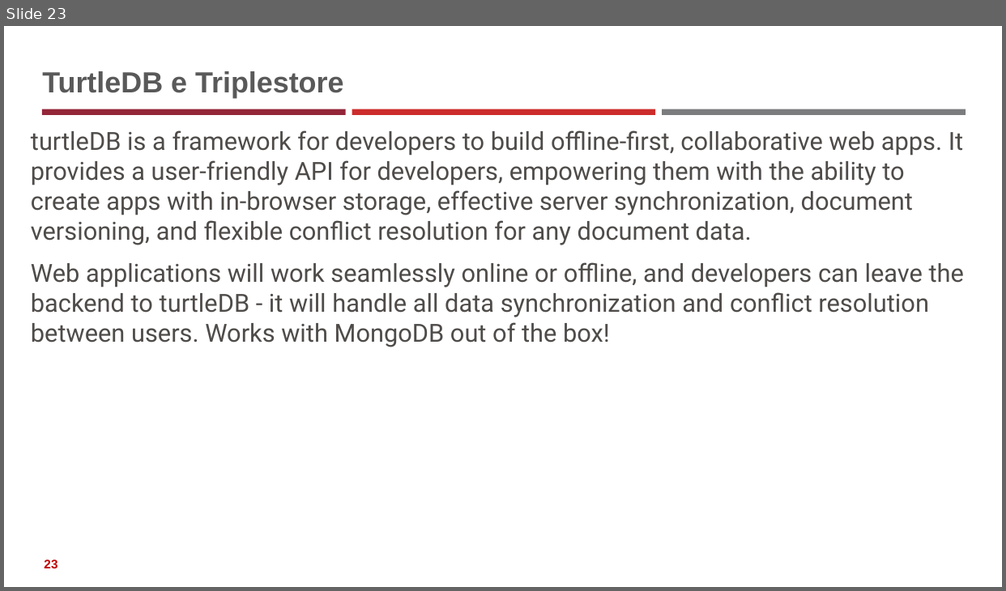
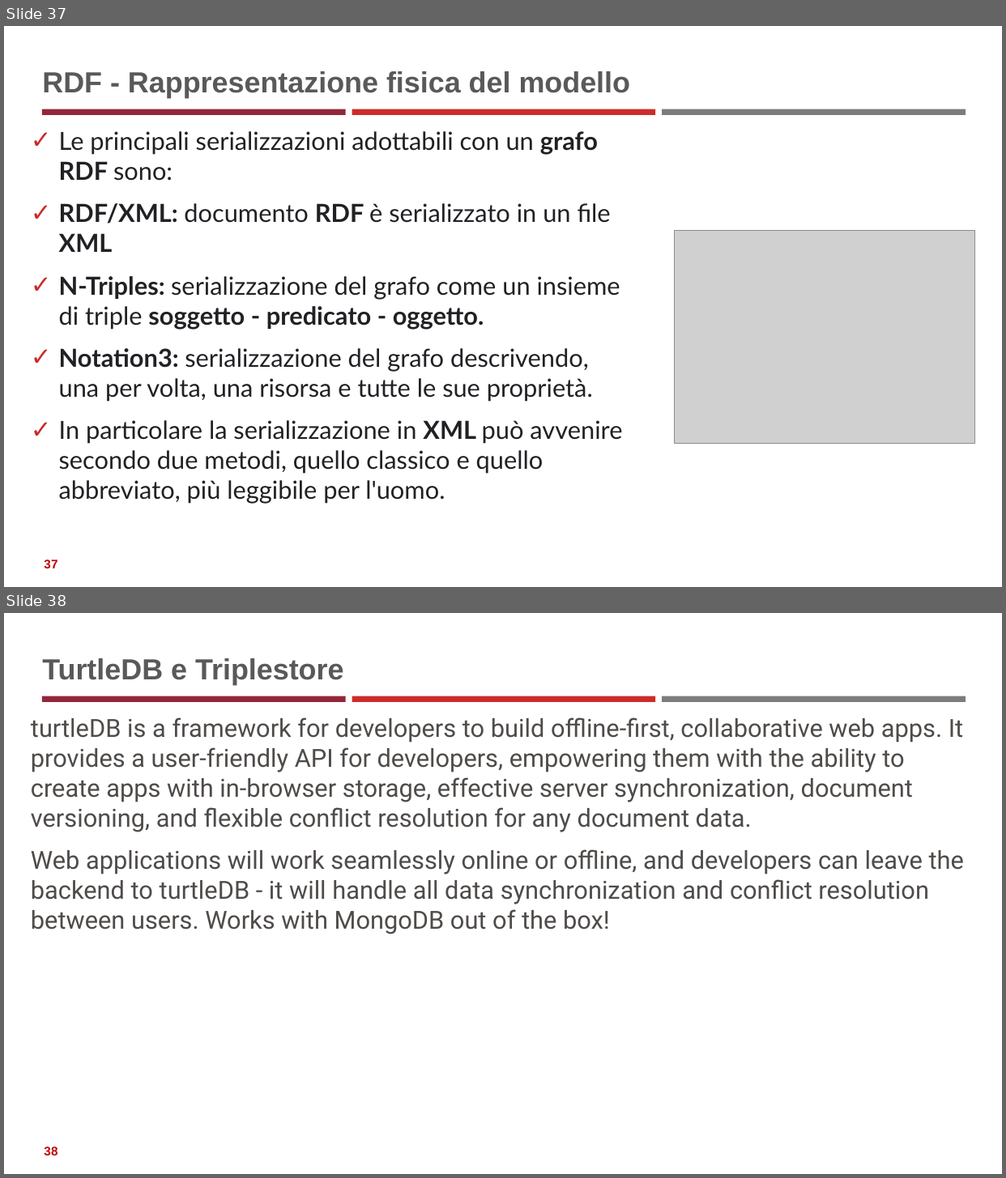
Before and after one commit to neural1977/data_science_interview_material, a slide deck: Data_Science_ita.pptx. Shown one above the other, each under a label of ours: slide 23 before the commit, slides 37 and 38 after it. The pictures are 1006x591 and 1006x1178 pixels, drawn with LibreOffice and Linux fonts; fonts in the diff are those of the drawing; grey boxes stand for pictures. Boxes give left, top, right and bottom in pixels: in the first picture for what was removed or moved away, otherwise in the second. Text is boxed around its words. In the diff, an @@ line names an element or a change of style, - is before the commit and + after.

```diff
--- a/Data_Science_ita.pptx
+++ b/Data_Science_ita.pptx
@@ slide 37 added at bbox=[4, 26, 1002, 587], background #FFFFFF; not listed: 3 template elements that a slide beside it also shows @@
@@ title added at bbox=[42, 71, 631, 98], 28 pt, text #595959, bold @@
+RDF - Rappresentazione fisica del modello
@@ text added at bbox=[59, 131, 622, 500], 24 pt, text #202124 @@
+✓ Le principali serializzazioni adottabili con un grafo RDF sono:
+✓ RDF/XML: documento RDF è serializzato in un file XML
+✓ N-Triples: serializzazione del grafo come un insieme di triple soggetto - predicato - oggetto.
+✓ Notation3: serializzazione del grafo descrivendo, una per volta, una risorsa e tutte le sue proprietà.
+✓ In particolare la serializzazione in XML può avvenire secondo due metodi, quello classico e quello abbreviato, più leggibile per l'uomo.
@@ picture added at bbox=[674, 230, 975, 444] @@
@@ page number added at bbox=[44, 560, 57, 569], 12 pt, text #C00000, bold @@
+37
@@ what was slide 23 is now slide 38 @@
@@ page number at bbox=[44, 1147, 57, 1156]: text changed @@
-23
+38
```
Also in this commit, not shown: 4 slides changed, 15 other slides added, 1 slide removed, 3 other files.
